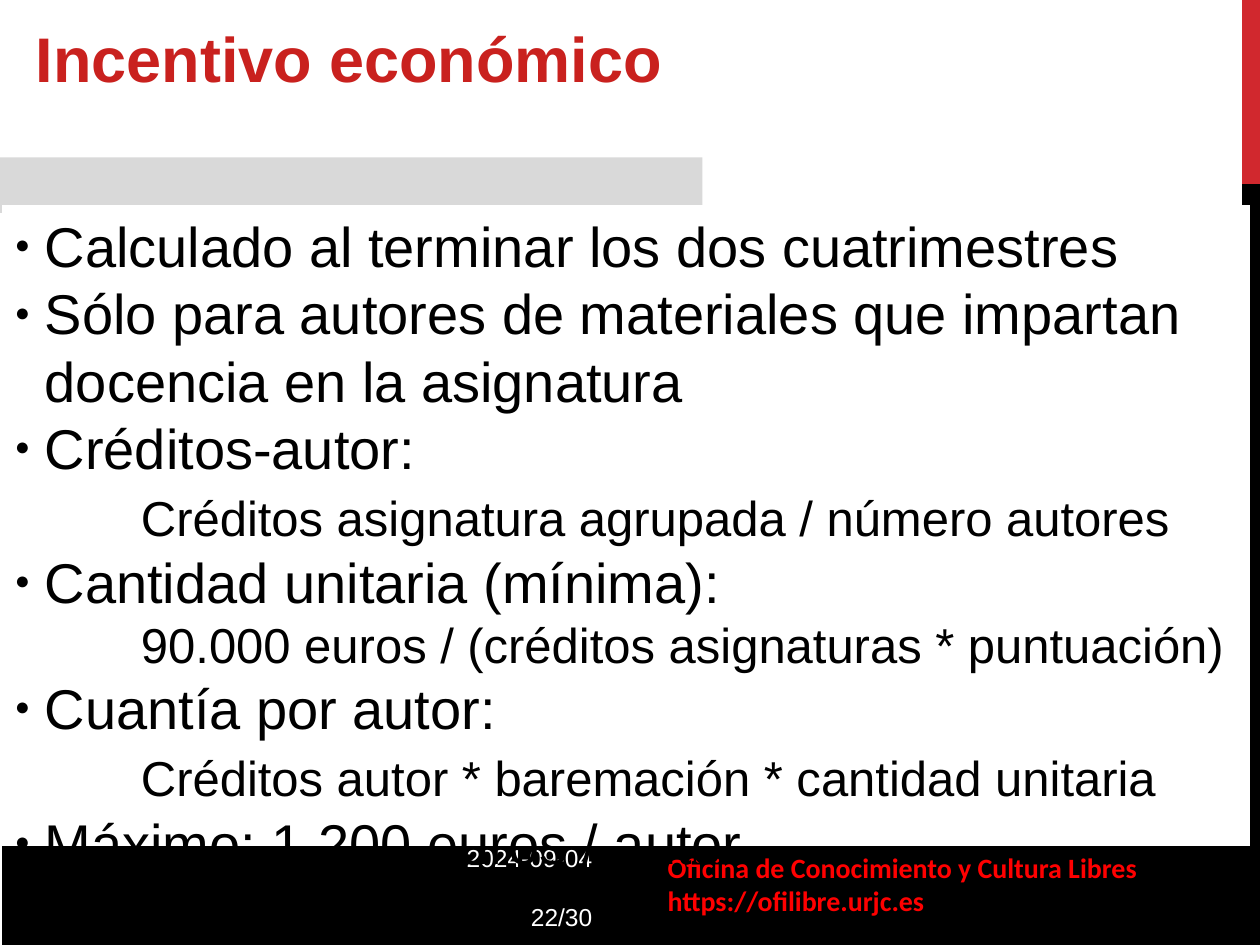
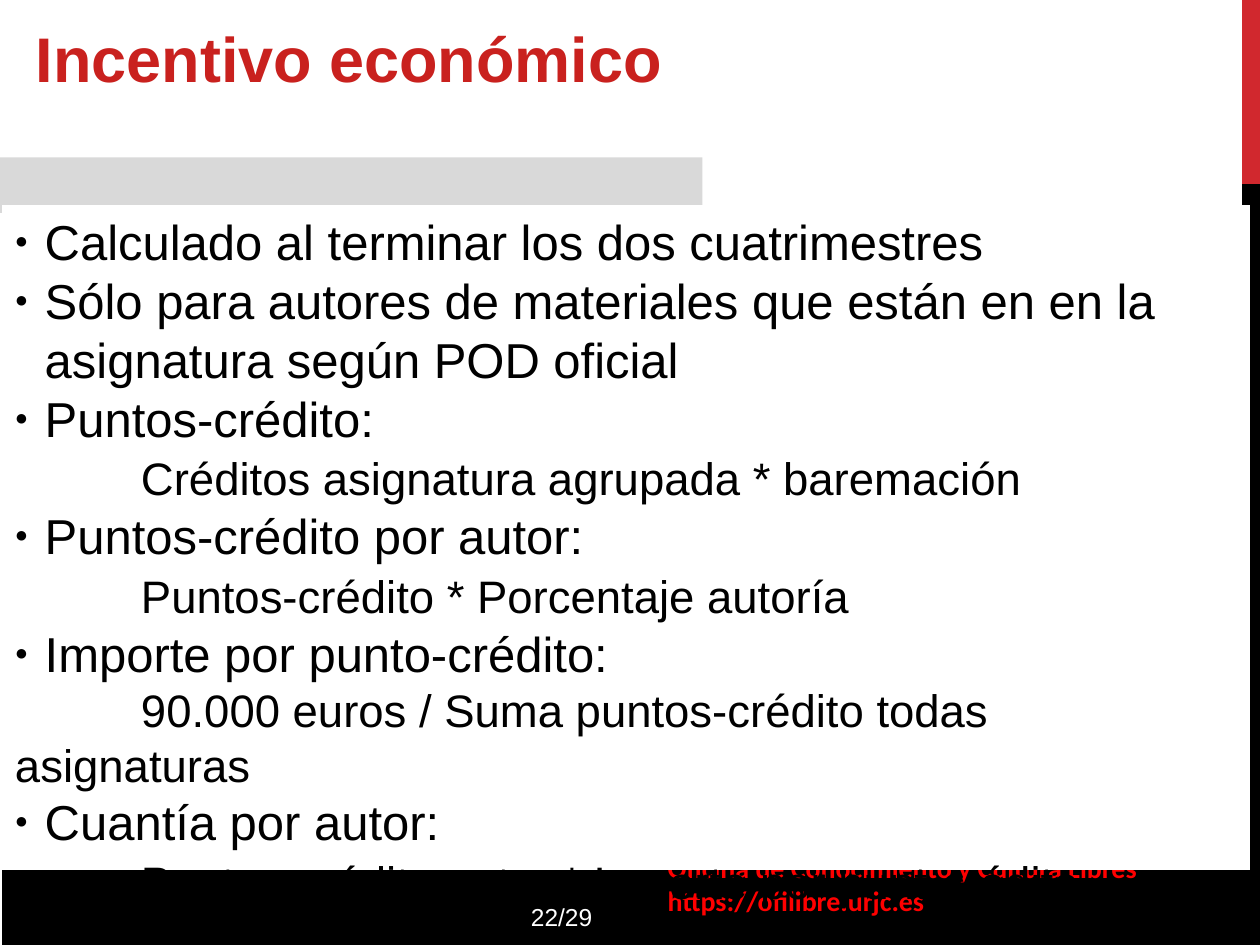
Before and after one commit to roberto-red/ofilibre, a slide deck: slide 22 of static/transpas/convocatoria-asignaturas-abierto/Convocatoria_Asignaturas_Abierto.odp. Drawn at 1260x945 pixels with LibreOffice and Linux fonts; fonts in the diff are those of the drawing; background and template pictures are left out. Boxes give left, top, right and bottom in pixels: in the first picture for what was removed or moved away, otherwise in the second. Text is boxed around its words. In the diff, an @@ line names an element or a change of style, - is before the commit and + after.

```diff
--- a/static/transpas/convocatoria-asignaturas-abierto/Convocatoria_Asignaturas_Abierto.odp
+++ b/static/transpas/convocatoria-asignaturas-abierto/Convocatoria_Asignaturas_Abierto.odp
@@ rectangle "Calculado al terminar los dos ...": place and size @@
-rectangle "Calculado al terminar los dos ..." at [3, 205, 1250, 845]
+rectangle "Calculado al terminar los dos ..." at [3, 205, 1250, 869]
@@ text in rectangle at [45, 224, 983, 850]: size 32 to 28 pt in "Calculado al terminar los dos cuatrimestres", "Cuantía por autor:" @@
@@ text in rectangle at [15, 283, 1155, 791]: text changed; size 32 to 28 pt @@
-● Sólo para autores de materiales que impartan docencia en la asignatura
-● Créditos-autor:
-Créditos asignatura agrupada / número autores
-● Cantidad unitaria (mínima):
-90.000 euros / (créditos asignaturas * puntuación)
+● Sólo para autores de materiales que están en en la asignatura según POD oficial
+● Puntos-crédito:
+Créditos asignatura agrupada * baremación
+● Puntos-crédito por autor:
+Puntos-crédito * Porcentaje autoría
+● Importe por punto-crédito:
+90.000 euros / Suma puntos-crédito todas asignaturas
@@ text in rectangle at [141, 863, 1078, 908]: text changed; size 28 to 26 pt @@
-Créditos autor * baremación * cantidad unitaria
-● Máximo: 1.200 euros / autor
+Puntos-crédito autor * Importe por punt-crédito
+● Máximo: 1.00 euros / autor
@@ text at [467, 867, 592, 927]: text changed @@
-2024-09-04
-22/30
+2025-06-03
+22/29
```
Also in this commit, not shown: 18 other slides changed, 1 slide removed, 1 other file.
